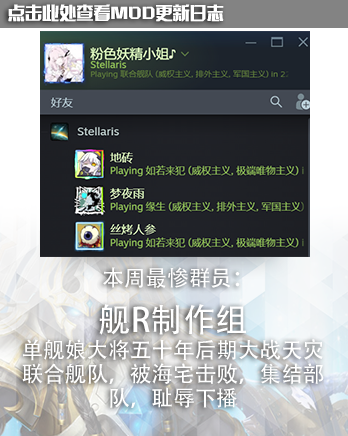
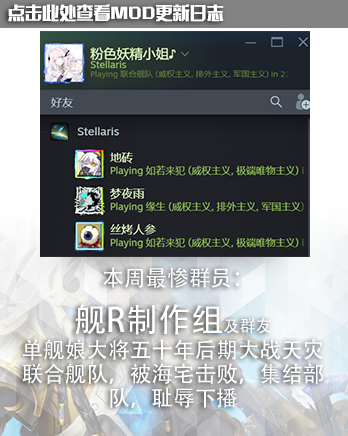
Layer changes from the first 348 x 436 image to the second:
painted on "本周最佳群员： 善良牧师地砖，在预设尉官百年后期大战联合舰队，将其降服" (2nd of 2) over (75, 304, 271, 335)
